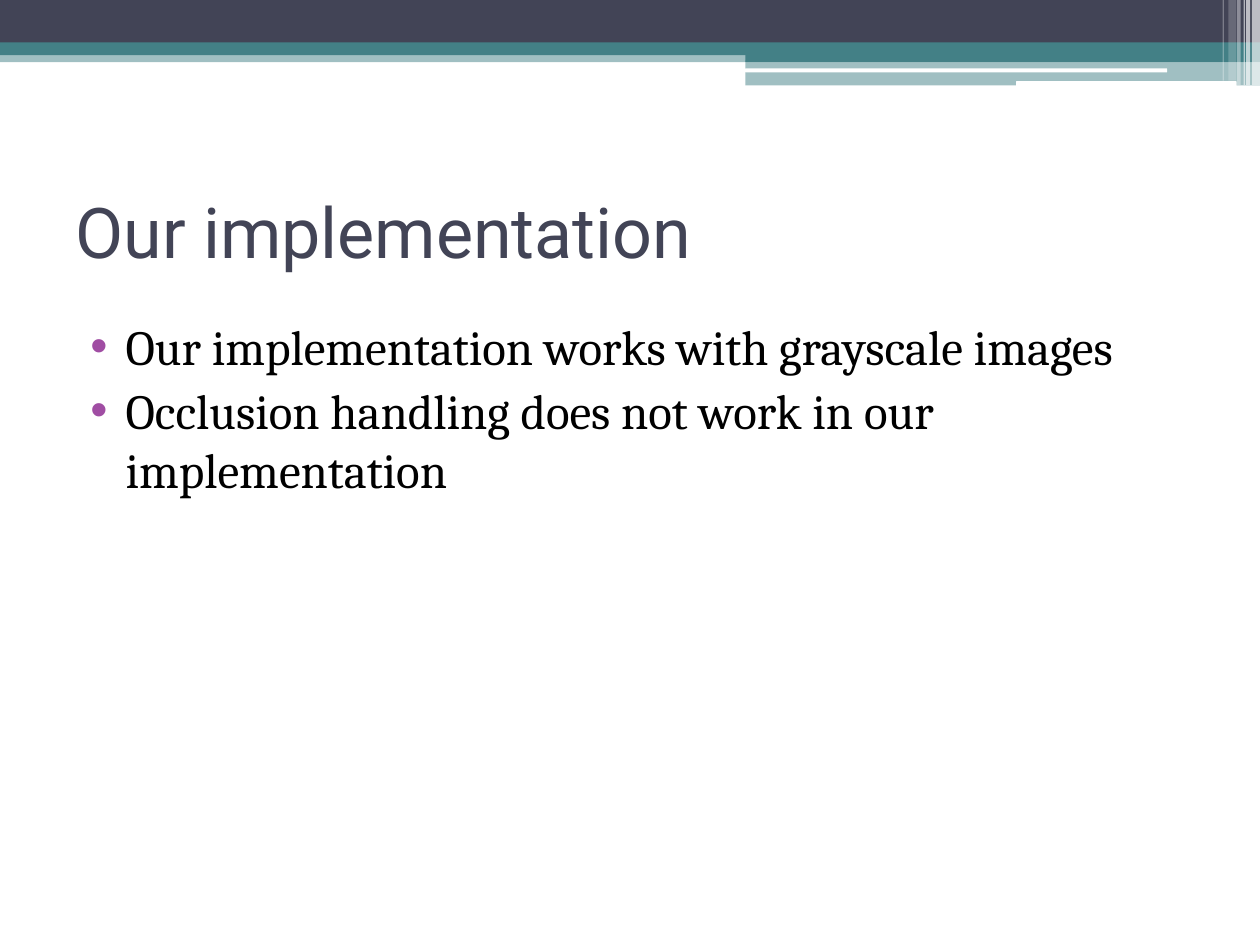
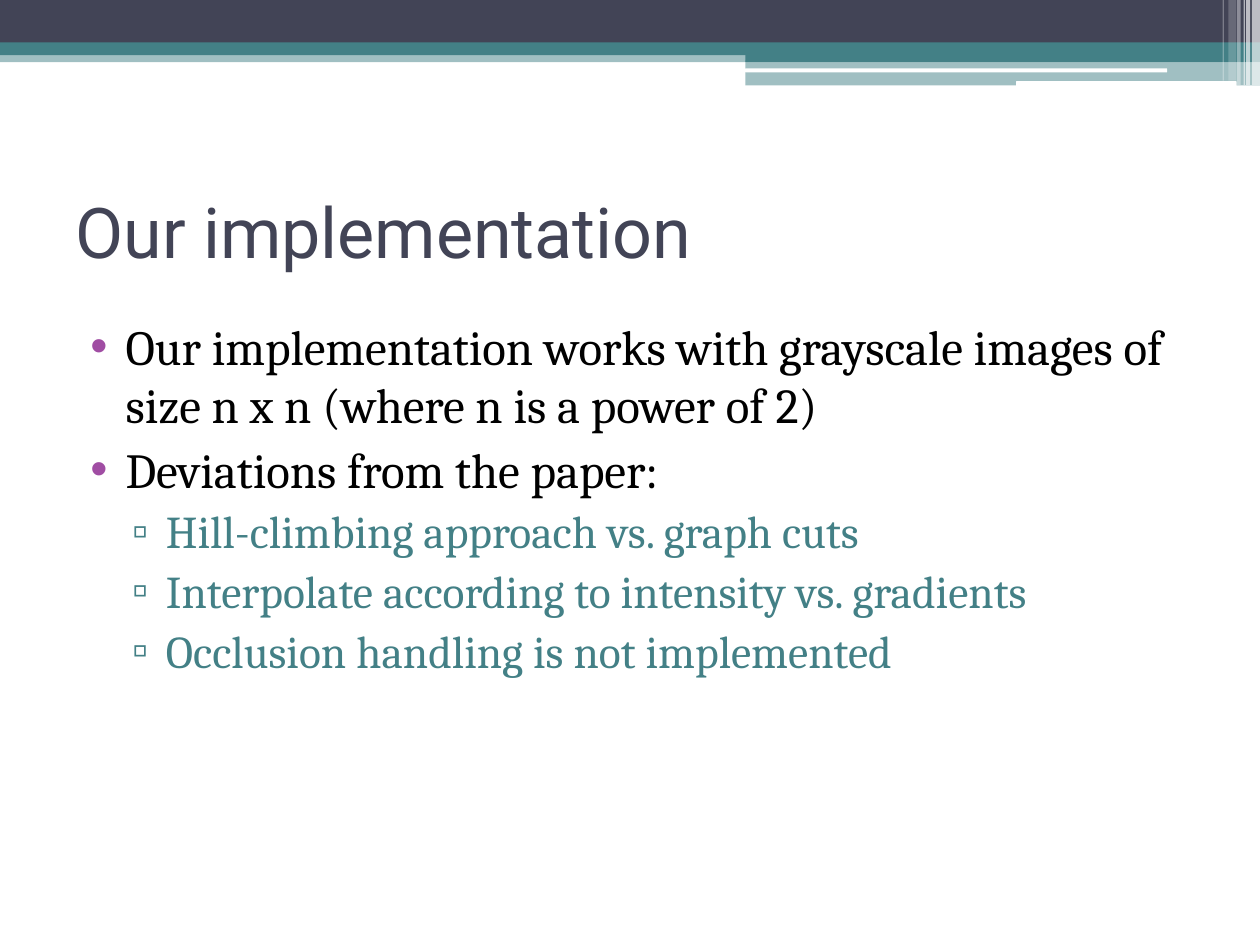
Before and after one commit to tmp0910/hmcinterpolation, a slide deck: slide 12 of FinalPresentation.ppt (slide 6 before the commit). Drawn at 1260x945 pixels with LibreOffice and Linux fonts; fonts in the diff are those of the drawing. Boxes give left, top, right and bottom in pixels: in the first picture for what was removed or moved away, otherwise in the second. Text is boxed around its words. In the diff, an @@ line names an element or a change of style, - is before the commit and + after.

```diff
--- a/FinalPresentation.ppt
+++ b/FinalPresentation.ppt
@@ text at bbox=[126, 330, 1163, 678]: text changed; size 28 to 26 pt; text colour #000000 to #438086 @@
-• Our implementation works with grayscale images
-• Occlusion handling does not work in our implementation
+• Our implementation works with grayscale images of size n x n (where n is a power of 2)
+• Deviations from the paper:
+  ▫ Hill-climbing approach vs. graph cuts
+  ▫ Interpolate according to intensity vs. gradients
+  ▫ Occlusion handling is not implemented
```
Also in this commit, not shown: 1 other slide changed, 13 slides added, 4 slides removed, 1 other file.
